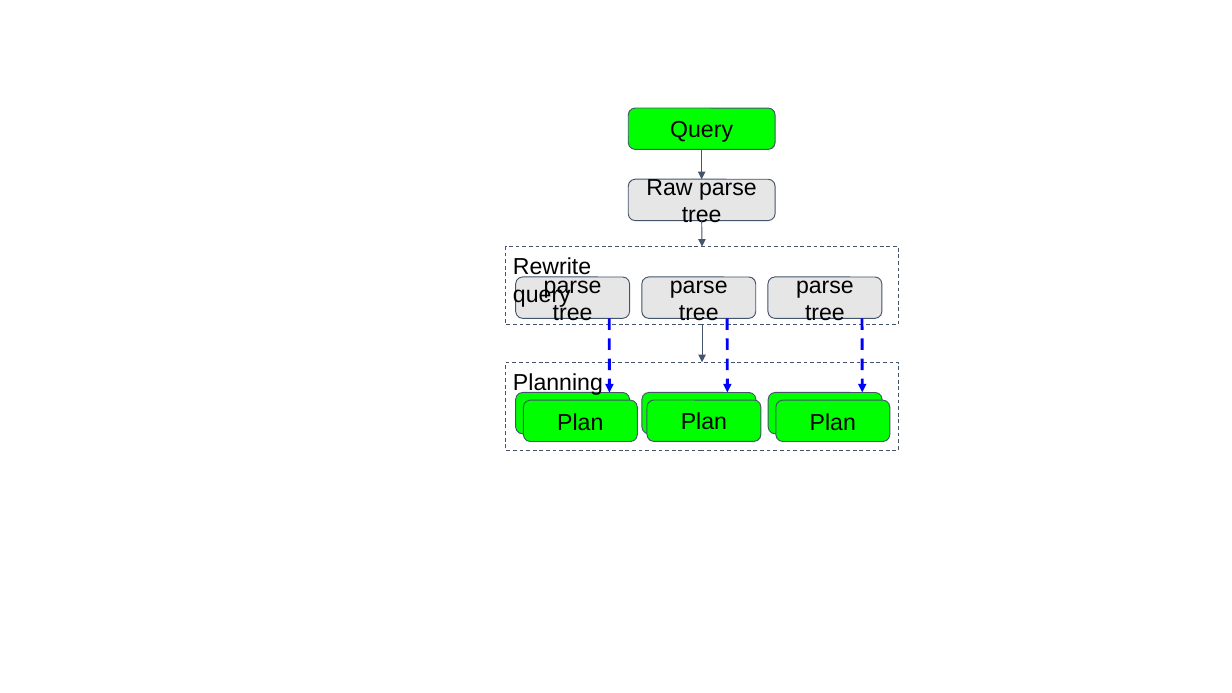
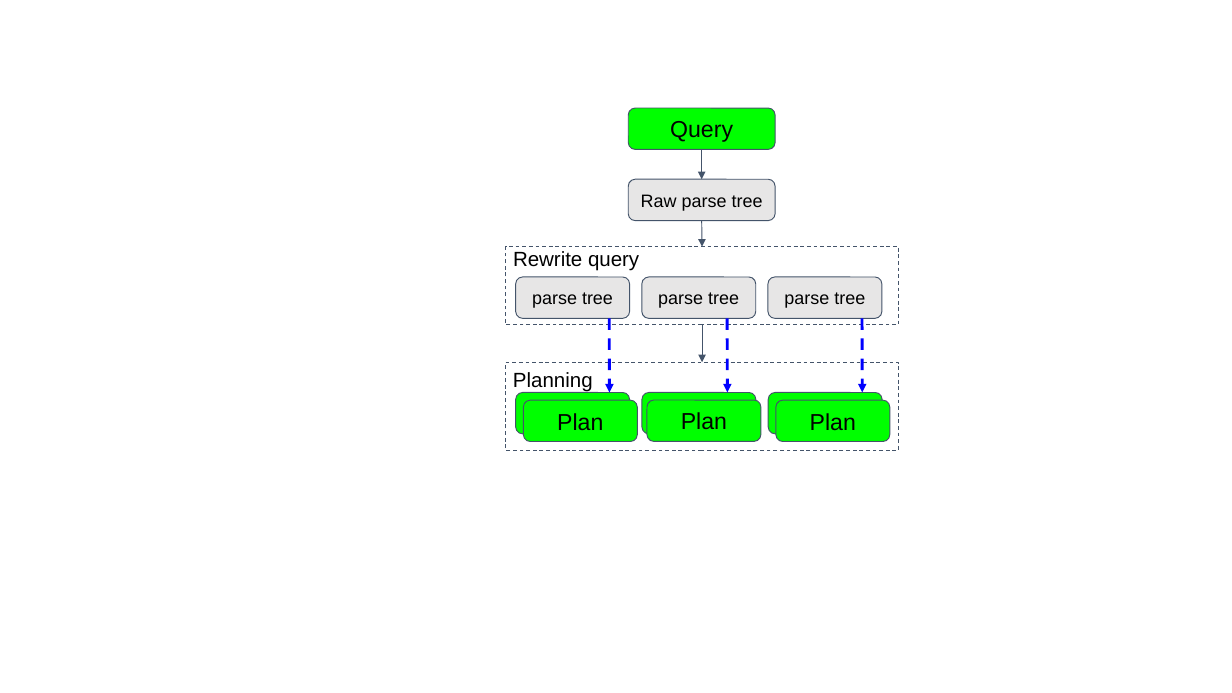
Before and after one commit to danolivo/conf, a slide deck: slide 2 of 2023-PGDay-Israel/raw_schemas.pptx. Drawn at 1232x693 pixels with LibreOffice and Linux fonts; fonts in the diff are those of the drawing. Boxes give left, top, right and bottom in pixels: in the first picture for what was removed or moved away, otherwise in the second. Text is boxed around its words. In the diff, an @@ line names an element or a change of style, - is before the commit and + after.

```diff
--- a/2023-PGDay-Israel/raw_schemas.pptx
+++ b/2023-PGDay-Israel/raw_schemas.pptx
@@ text "Rewrite query" at (513,251,639,271): size 18 to 16 pt @@
@@ size 18 to 14 pt in 4 elements at (628,179,775,221), (516,277,629,319), (642,277,756,319), (768,277,882,319) @@
@@ text "Planning" at (513,372,593,392): size 18 to 16 pt @@
```
Also in this commit, not shown: 1 other slide changed, 2 other files.
